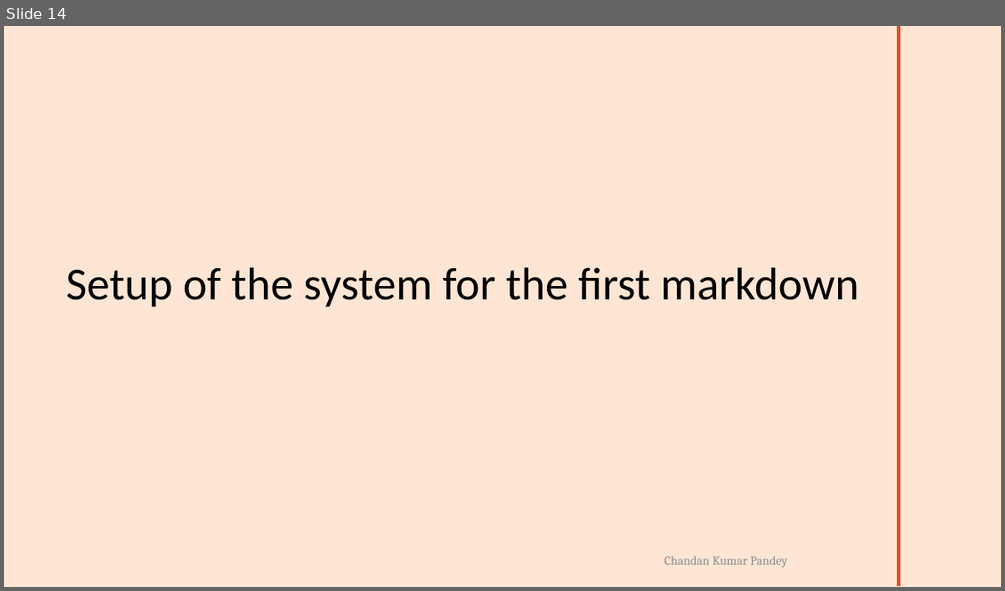
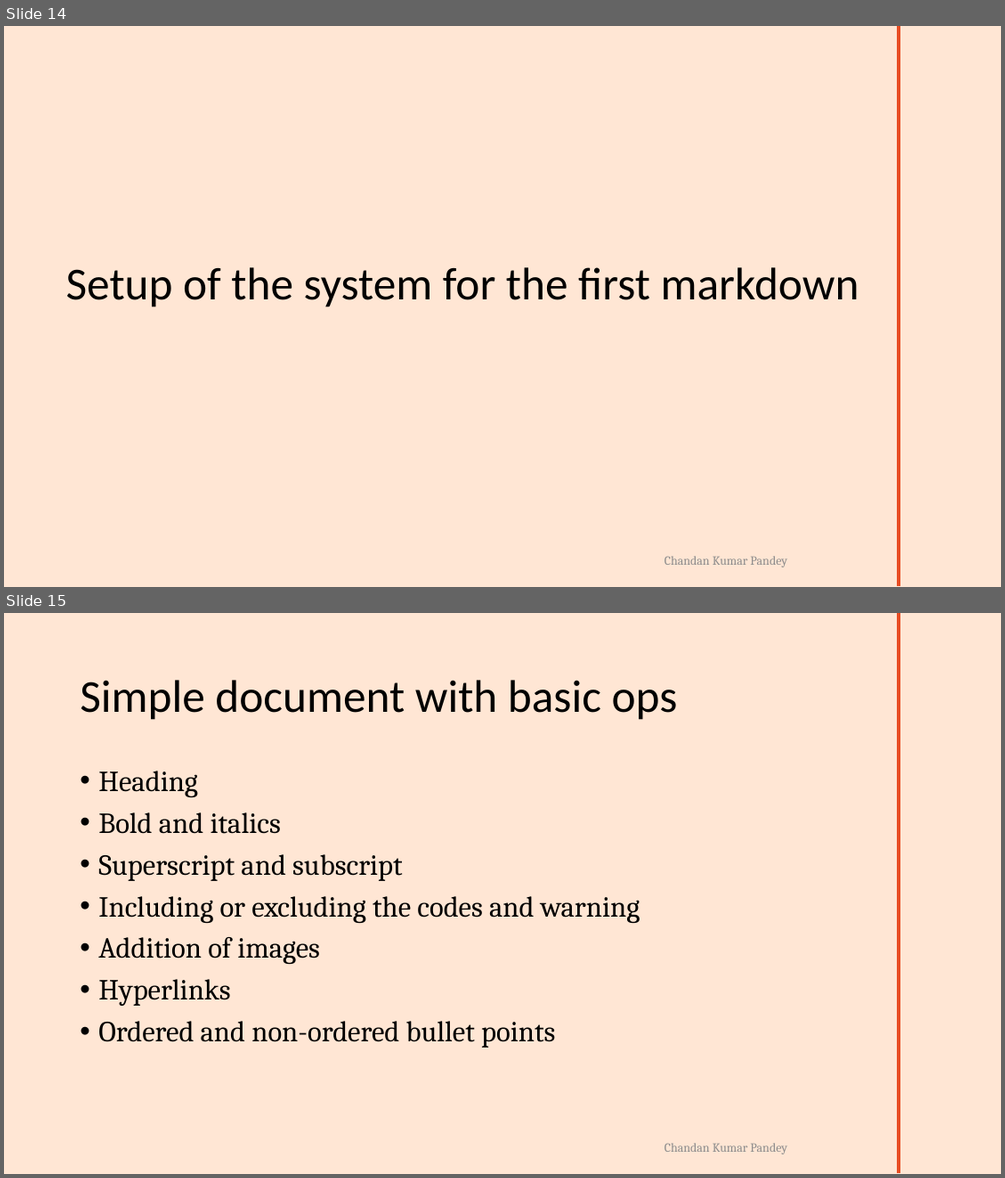
Before and after one commit to ckp1990/Rmark-SCCS-BLR-2023, a slide deck: SCCS-2023-Rmarkdown-workshop.pptx. Shown one above the other, each under a label of ours: slide 14 before the commit, slides 14 and 15 after it. The pictures are 1005x591 and 1005x1178 pixels, drawn with LibreOffice and Linux fonts; fonts in the diff are those of the drawing; background and template pictures are left out. Boxes give left, top, right and bottom in pixels: in the first picture for what was removed or moved away, otherwise in the second. Text is boxed around its words. In the diff, an @@ line names an element or a change of style, - is before the commit and + after.

```diff
--- a/SCCS-2023-Rmarkdown-workshop.pptx
+++ b/SCCS-2023-Rmarkdown-workshop.pptx
@@ slide 15 added at box(4, 613, 1001, 1174), background #FFE6D4; not listed: 2 template elements that a slide beside it also shows @@
@@ title added at box(80, 680, 678, 720), 44 pt, text #000000 @@
+Simple document with basic ops
@@ text added at box(98, 771, 640, 1047), 28 pt, text #000000 @@
+• Heading
+• Bold and italics
+• Superscript and subscript
+• Including or excluding the codes and warning
+• Addition of images
+• Hyperlinks
+• Ordered and non-ordered bullet points
```
Also in this commit, not shown: 1 slide changed, 1 other slide added.
